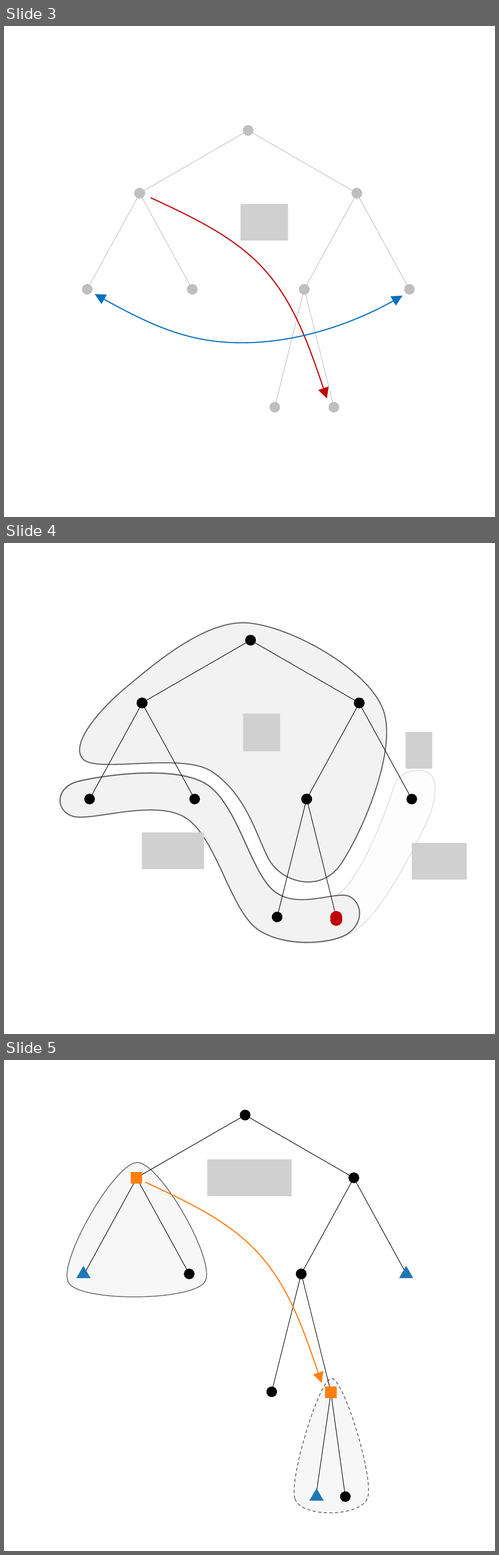
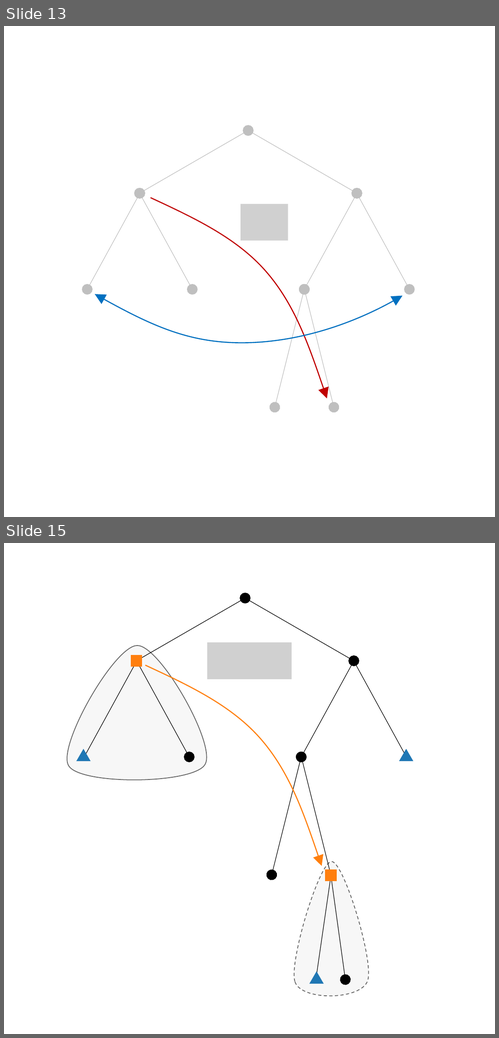
Before and after one commit to eleurent/phd-thesis, a slide deck: 2-Chapters/6-Chapter/img/gbop/trees.pptx. Shown one above the other, each under a label of ours: slides 3, 4 and 5 before the commit, slides 13 and 15 after it; the slides between them are not shown. The pictures are 499x1555 and 499x1038 pixels, drawn with LibreOffice and Linux fonts; fonts in the diff are those of the drawing; grey boxes stand for pictures. Boxes give left, top, right and bottom in pixels: in the first picture for what was removed or moved away, otherwise in the second. Text is boxed around its words. In the diff, an @@ line names an element or a change of style, - is before the commit and + after.

```diff
--- a/2-Chapters/6-Chapter/img/gbop/trees.pptx
+++ b/2-Chapters/6-Chapter/img/gbop/trees.pptx
@@ slide 4 removed at (4, 543, 495, 1034), background #FFFFFF @@
@@ freeform shape removed at (80, 623, 387, 882) @@
@@ double arrow removed from (142, 703) to (251, 641) @@
@@ double arrow removed from (360, 703) to (251, 641) @@
@@ double arrow removed from (90, 799) to (142, 703) @@
@@ double arrow removed from (195, 799) to (142, 703) @@
@@ double arrow removed from (142, 703) to (142, 703) @@
@@ double arrow removed from (307, 799) to (360, 703) @@
@@ double arrow removed from (412, 799) to (360, 703) @@
@@ picture removed at (243, 714, 281, 752) @@
@@ picture removed at (406, 732, 432, 768) @@
@@ freeform shape removed at (60, 771, 436, 944) @@
@@ freeform shape removed at (60, 773, 360, 942) @@
@@ double arrow removed from (90, 799) to (90, 799) @@
@@ double arrow removed from (277, 917) to (307, 799) @@
@@ double arrow removed from (336, 917) to (307, 799) @@
@@ double arrow removed from (412, 799) to (412, 799) @@
@@ picture removed at (142, 832, 204, 869) @@
@@ picture removed at (412, 843, 467, 880) @@
@@ double arrow removed from (336, 917) to (336, 920) @@
@@ what was slide 3 is now slide 13 @@
@@ what was slide 5 is now slide 15 @@
```
Also in this commit, not shown: 1 slide changed, 11 slides added, 24 other files.
